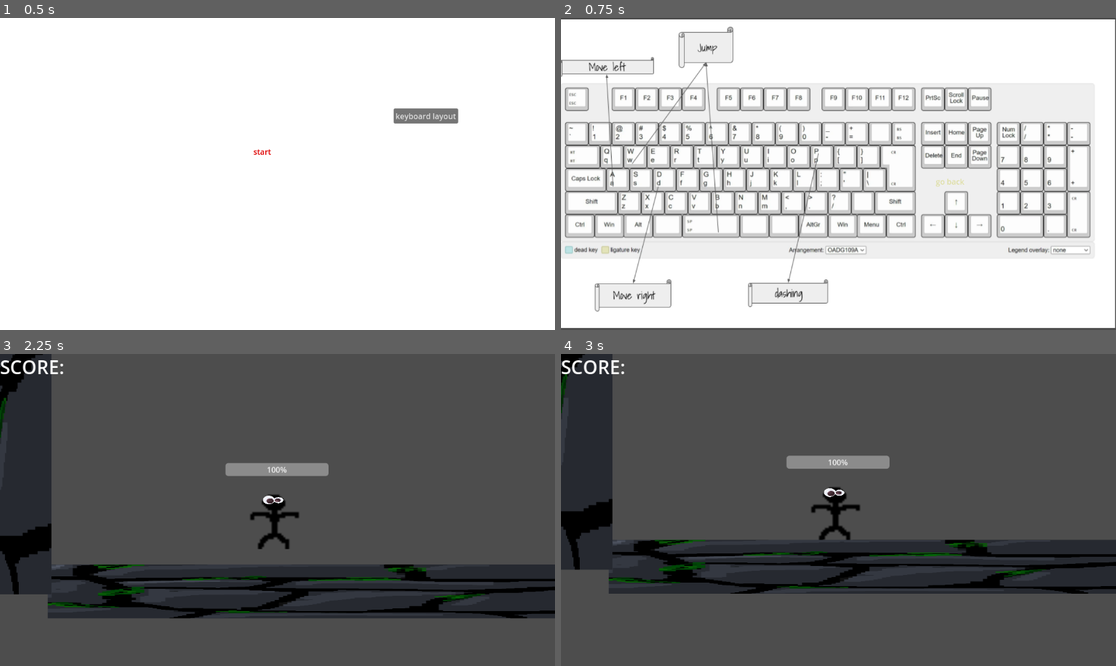
Above: before the commit, frames 1-4 (two rows, left to right).
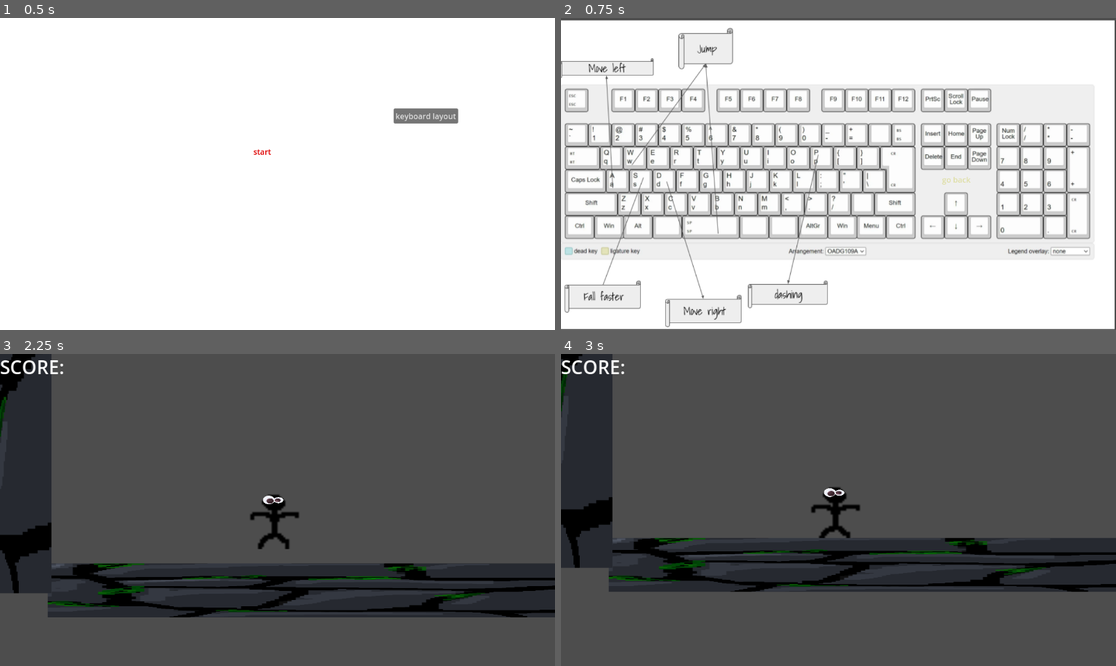
Above: after the commit, the same moments.

Repository: loganfraser12/gamedesignpit
Game: Godot game, scene res://menus/player.tscn
Same seed, same stepped clock (60 frames per second), same inputs: the game is played once before the commit and once after it.
Inputs:
- Up to frame 1 (0.5 s): no input
- Up to frame 2 (0.75 s): click "keyboard layout" at 0.5 s
- Up to frame 3 (2.25 s): click "go back" at 1.25 s; click "start" at 2 s
- Up to frame 4 (3 s): no input

Frame 1 is identical in both runs. In frame 2, 16% of the frame differs, in the area x 0-100%, y 0-100%; in frame 3, 3.6%; in frame 4, 5.8%.

Commit message:
uploaded game

Diff:
--- a/Gamedesignpit/game.tscn
+++ b/Gamedesignpit/game.tscn
@@ -78,7 +78,7 @@
 [node name="HUD" parent="." instance=ExtResource("1_gysaq")]
 
 [node name="player" parent="." instance=ExtResource("1_uq4hg")]
-position = Vector2(-103, 0)
+position = Vector2(-103, 2)
 
 [node name="StaticBody2D" parent="." instance=ExtResource("2_33rlb")]
 position = Vector2(171, 206)
@@ -101,19 +101,11 @@
 autostart = true
 
 [node name="Knife Spawner Riggt3" type="Node2D" parent="."]
-position = Vector2(-947, -194)
+position = Vector2(-1140, -268)
 script = ExtResource("4_0ctbd")
 Knife = ExtResource("4_mmo5w")
 
 [node name="Timer" type="Timer" parent="Knife Spawner Riggt3"]
-autostart = true
-
-[node name="Knife Spawner Riggt2" type="Node2D" parent="."]
-position = Vector2(-1048, -459)
-script = ExtResource("4_0ctbd")
-Knife = ExtResource("4_mmo5w")
-
-[node name="Timer" type="Timer" parent="Knife Spawner Riggt2"]
 autostart = true
 
 [node name="Knife Spawner Left" type="Node2D" parent="."]
@@ -152,9 +144,9 @@
 randomness = 1.0
 
 [node name="GPUParticles2D2" type="GPUParticles2D" parent="."]
-position = Vector2(342, -1038)
+position = Vector2(289, -1110)
 scale = Vector2(48.88, 18.84)
-amount = 37433
+amount = 1393
 process_material = SubResource("ParticleProcessMaterial_4yee4")
 lifetime = 58.54
 speed_scale = 2.3
@@ -162,7 +154,6 @@
 
 [connection signal="timeout" from="Knife Spawner Riggt/Timer" to="Knife Spawner Riggt" method="_on_timer_timeout"]
 [connection signal="timeout" from="Knife Spawner Riggt3/Timer" to="Knife Spawner Riggt3" method="_on_timer_timeout"]
-[connection signal="timeout" from="Knife Spawner Riggt2/Timer" to="Knife Spawner Riggt2" method="_on_timer_timeout"]
 [connection signal="timeout" from="Knife Spawner Left/Timer" to="Knife Spawner Left" method="_on_timer_timeout"]
 [connection signal="timeout" from="Knife Spawner Left2/Timer" to="Knife Spawner Left2" method="_on_timer_timeout"]
 [connection signal="timeout" from="Knife Spawner Left3/Timer" to="Knife Spawner Left3" method="_on_timer_timeout"]
--- a/Gamedesignpit/menus/shuan.tscn
+++ b/Gamedesignpit/menus/shuan.tscn
@@ -1,22 +1,23 @@
 [gd_scene load_steps=3 format=3 uid="uid://b3bb4oi1svewc"]
 
 [ext_resource type="Script" path="res://menus/shuan.gd" id="1_5x1cg"]
-[ext_resource type="Texture2D" uid="uid://gxlfexa76ufy" path="res://menus/keyboard digram.png" id="1_qyi32"]
+[ext_resource type="Texture2D" uid="uid://dghtq0i3lesp1" path="res://Assets/keyboard digram.png" id="2_13v4b"]
 
 [node name="Node2D" type="Node2D"]
+position = Vector2(-2, -11)
 script = ExtResource("1_5x1cg")
 
 [node name="Sprite2D" type="Sprite2D" parent="."]
-position = Vector2(573.5, 323.5)
+position = Vector2(575, 337)
 scale = Vector2(1.20104, 1.18704)
-texture = ExtResource("1_qyi32")
+texture = ExtResource("2_13v4b")
 
 [node name="Button" type="Button" parent="."]
 modulate = Color(1, 1, 0.741176, 1)
-offset_left = 768.0
-offset_top = 324.0
-offset_right = 849.0
-offset_bottom = 344.0
+offset_left = 783.0
+offset_top = 331.0
+offset_right = 864.0
+offset_bottom = 362.0
 text = "go back"
 flat = true
 
--- a/Gamedesignpit/player.tscn
+++ b/Gamedesignpit/player.tscn
@@ -1,9 +1,8 @@
-[gd_scene load_steps=7 format=3 uid="uid://h1pw8a5j8b5i"]
+[gd_scene load_steps=6 format=3 uid="uid://h1pw8a5j8b5i"]
 
 [ext_resource type="Texture2D" uid="uid://de4010bn1418f" path="res://New Piskel.png" id="1_757g4"]
 [ext_resource type="Texture2D" uid="uid://bboln7sjw60hp" path="res://Assets/googly-a.png" id="2_xtp0h"]
 [ext_resource type="Texture2D" uid="uid://cqfkn47j70cap" path="res://Assets/googly-b.png" id="3_5043o"]
-[ext_resource type="PackedScene" uid="uid://585lkywaqdkv" path="res://healthbar.tscn" id="4_uiq8p"]
 
 [sub_resource type="GDScript" id="GDScript_s07on"]
 script/source = "extends CharacterBody2D
@@ -77,10 +76,10 @@
 "
 
 [sub_resource type="RectangleShape2D" id="RectangleShape2D_0fn41"]
-size = Vector2(128, 128)
+size = Vector2(49, 110)
 
 [node name="player" type="CharacterBody2D"]
-position = Vector2(-12, 53)
+position = Vector2(-7, 39)
 script = SubResource("GDScript_s07on")
 metadata/_edit_group_ = true
 
@@ -89,6 +88,7 @@
 texture = ExtResource("1_757g4")
 
 [node name="CollisionShape2D" type="CollisionShape2D" parent="."]
+position = Vector2(-8.5, 5)
 shape = SubResource("RectangleShape2D_0fn41")
 
 [node name="Camera2D" type="Camera2D" parent="."]
@@ -109,12 +109,6 @@
 
 [node name="dash_again_timer" type="Timer" parent="."]
 
-[node name="healthbar" parent="." instance=ExtResource("4_uiq8p")]
-offset_left = -108.0
-offset_top = -114.0
-offset_right = 106.0
-offset_bottom = -87.0
-
 [node name="ScoreTimer" type="Timer" parent="."]
 autostart = true
 
--- a/Gamedesignpit/project.godot
+++ b/Gamedesignpit/project.godot
@@ -77,3 +77,7 @@
 [physics]
 
 2d/default_gravity=1500.0
+
+[rendering]
+
+renderer/rendering_method="gl_compatibility"
Binary file added: Gamedesignpit/Assets/keyboard digram.png
Not shown, added: Gamedesignpit/Assets/keyboard digram.png.import
Not shown, added: Gamedesignpit/export_presets.cfg
Binary file added: Gamedesignpit/html/index.apple-touch-icon.png
Not shown, added: Gamedesignpit/html/index.apple-touch-icon.png.import
Binary file added: Gamedesignpit/html/index.icon.png
Not shown, added: Gamedesignpit/html/index.icon.png.import
Binary file added: Gamedesignpit/html/index.png
Not shown, added: Gamedesignpit/html/index.png.import
Binary file added: Gamedesignpit/index.apple-touch-icon.png
Not shown, added: Gamedesignpit/index.apple-touch-icon.png.import
Binary file added: Gamedesignpit/index.icon.png
(and 17 more such lines)
